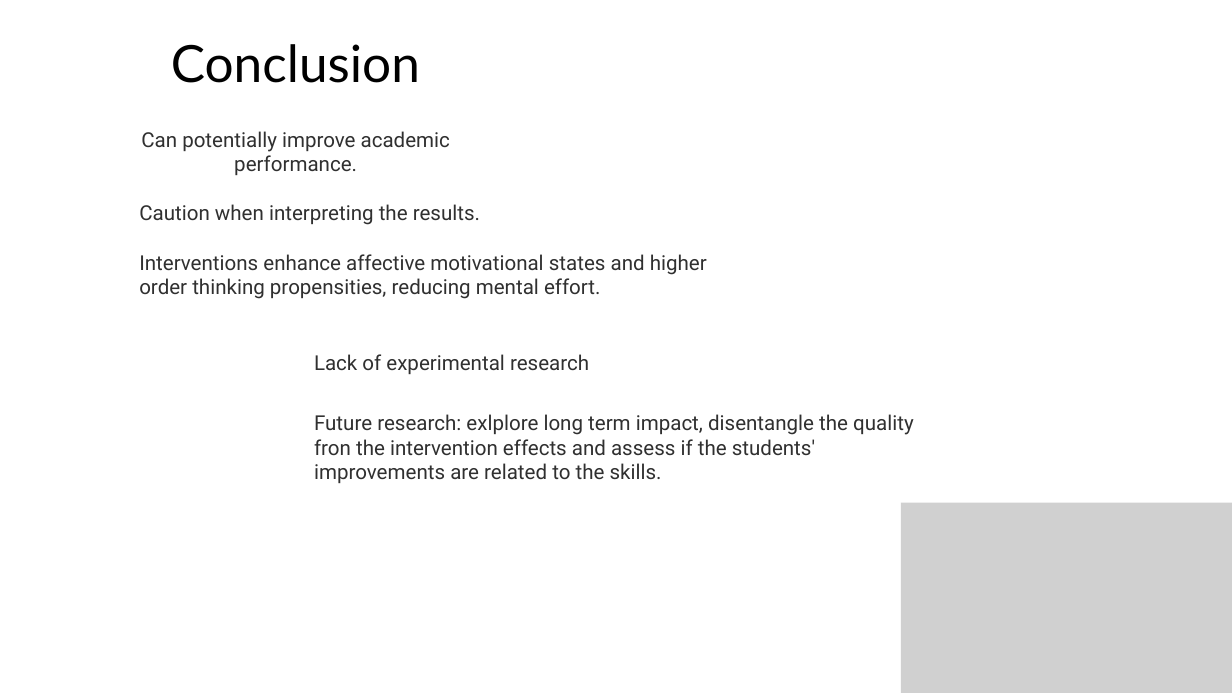
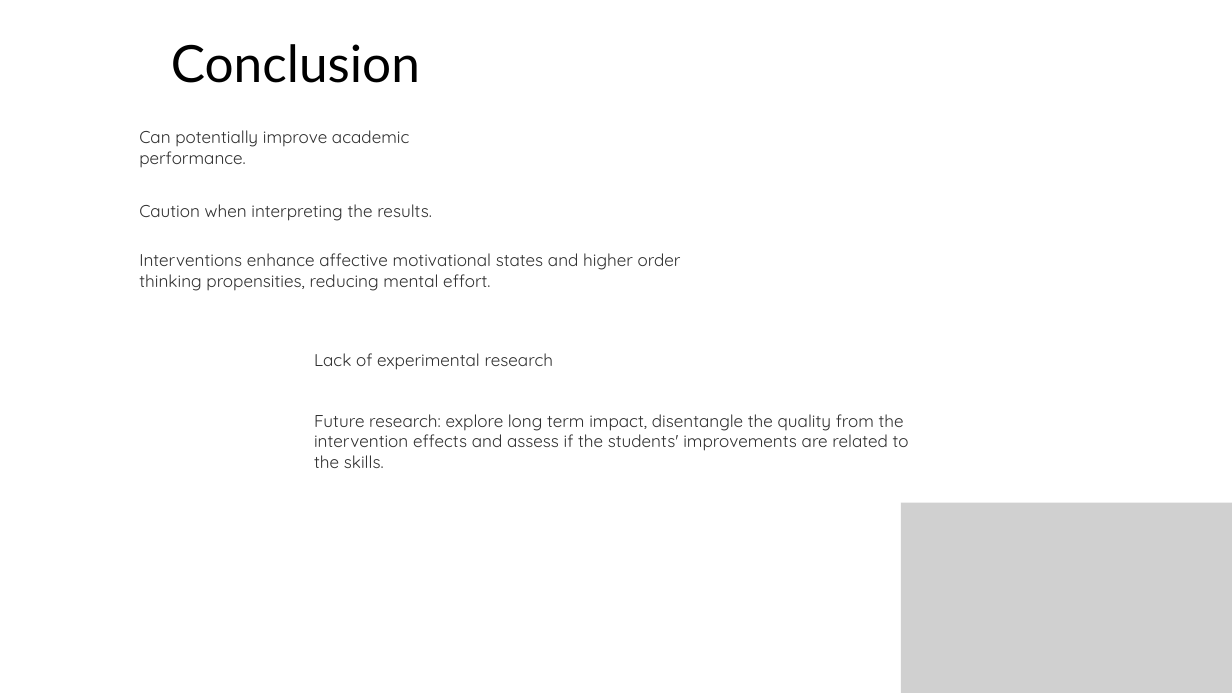
Before and after one commit to tinasophie15/tcpp_project_chatgpt_learning, a slide deck: slide 14 of Presentation.pptx (slide 15 before the commit). Drawn at 1232x693 pixels with LibreOffice and Linux fonts; fonts in the diff are those of the drawing; grey boxes stand for pictures. Boxes give left, top, right and bottom in pixels: in the first picture for what was removed or moved away, otherwise in the second. Text is boxed around its words. In the diff, an @@ line names an element or a change of style, - is before the commit and + after.

```diff
--- a/Presentation.pptx
+++ b/Presentation.pptx
@@ text "Can potentially improve academic performance." at bbox=[139, 130, 409, 167]: size 24 to 20 pt, font Roboto to Quicksand; alignment centre to left @@
@@ size 24 to 20 pt, font Roboto to Quicksand in 3 elements at bbox=[139, 204, 432, 221], bbox=[314, 353, 553, 370], bbox=[139, 253, 681, 291] @@
@@ text at bbox=[314, 414, 909, 468]: text changed; size 24 to 20 pt; font Roboto to Quicksand @@
-Future research: exlplore long term impact, disentangle the quality fron the intervention effects and assess if the students' improvements are related to the skills.
+Future research: explore long term impact, disentangle the quality from the intervention effects and assess if the students' improvements are related to the skills.
```
Also in this commit, not shown: 9 other slides changed, 12 slides removed.
